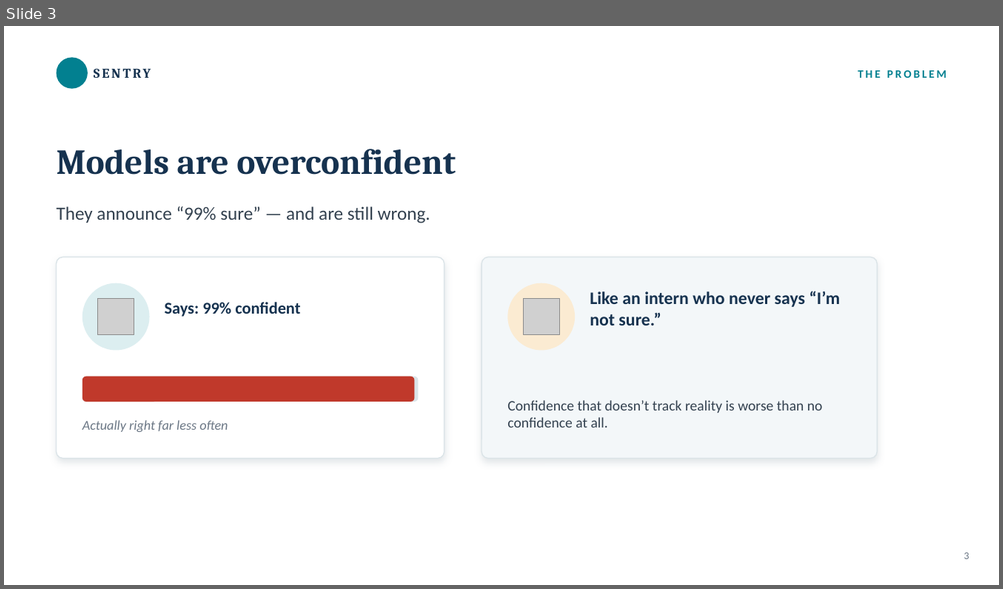
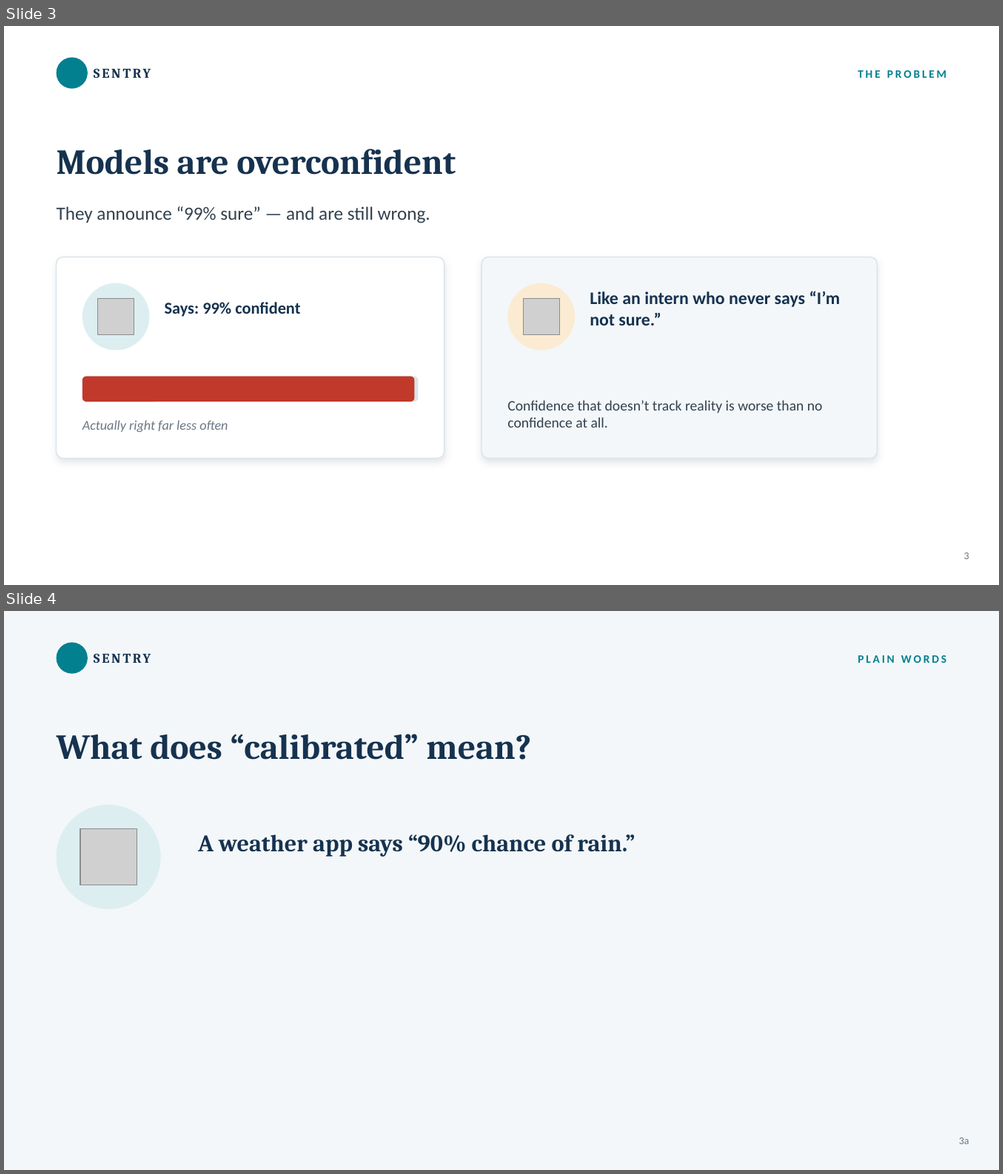
Before and after one commit to jsureka/SENTRY, a slide deck: presentation/SENTRY_results_discussion.pptx. Shown one above the other, each under a label of ours: slide 3 before the commit, slides 3 and 4 after it. The pictures are 1003x589 and 1003x1174 pixels, drawn with LibreOffice and Linux fonts; fonts in the diff are those of the drawing; grey boxes stand for pictures; background and template pictures are left out. Boxes give left, top, right and bottom in pixels: in the first picture for what was removed or moved away, otherwise in the second. Text is boxed around its words. In the diff, an @@ line names an element or a change of style, - is before the commit and + after.

```diff
--- a/presentation/SENTRY_results_discussion.pptx
+++ b/presentation/SENTRY_results_discussion.pptx
@@ slide 4 added at <box>4,611,999,1170</box>, background #F3F7F9 @@
@@ ellipse added at <box>57,642,88,674</box>, fill #028090 @@
@@ text added at <box>94,642,317,674</box>, 13 pt, text #16324F, bold @@
+SENTRY
@@ text added at <box>857,655,946,663</box>, 11 pt, text #028090, bold @@
+PLAIN WORDS
@@ text added at <box>57,734,531,760</box>, 34 pt, text #16324F, bold @@
+What does “calibrated” mean?
@@ ellipse added at <box>57,805,161,909</box>, fill #DCEEF0 @@
@@ picture added at <box>80,829,136,886</box> @@
@@ text added at <box>198,834,634,857</box>, 23 pt, text #16324F, bold @@
+A weather app says “90% chance of rain.”
@@ text added at <box>959,1138,969,1145</box>, 10 pt, text #6B7785 @@
+3a
```
Also in this commit, not shown: 2 slides changed, 9 other slides added, 3 other files.
